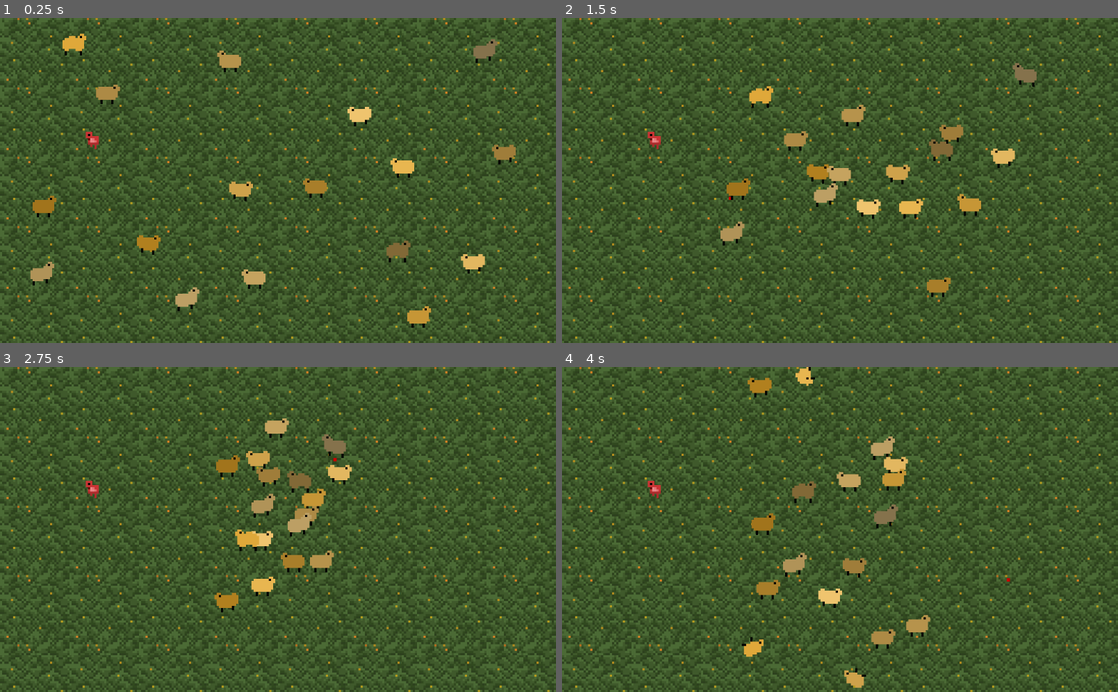
Above: before the commit, frames 1-4 (two rows, left to right).
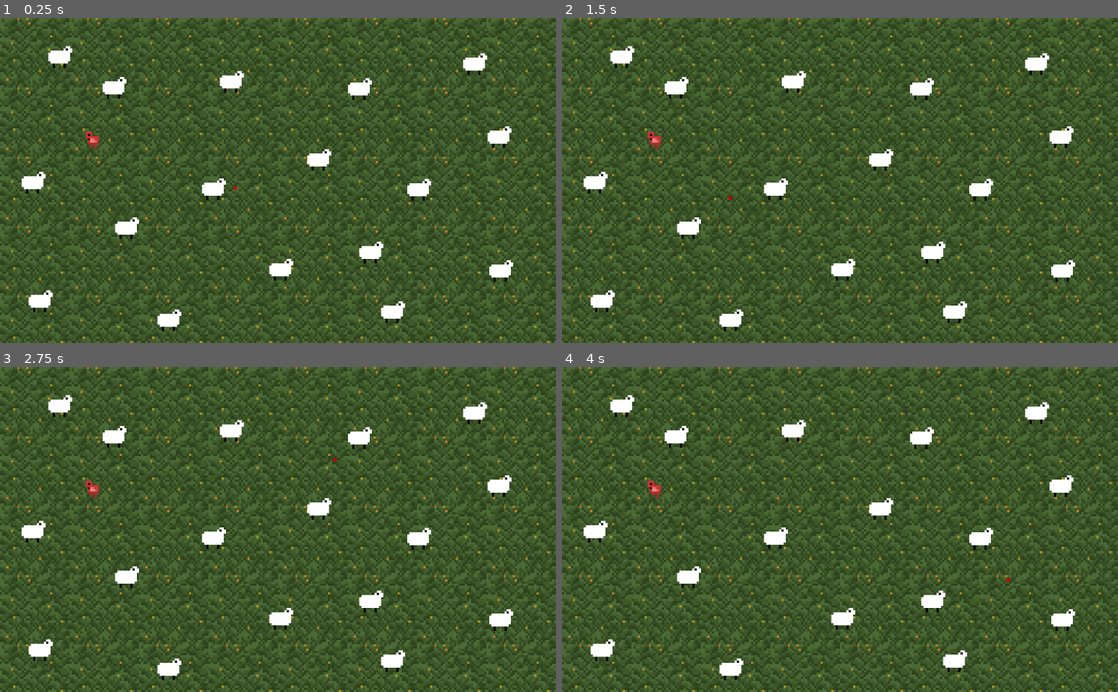
Above: after the commit, the same moments.

Repository: lucasericsson222/Sheep
Game: Godot game, scene res://TestLevel/Forest.tscn
Two runs of this game, one before a commit and one after it. Both use one fixed random seed, a clock stepped at 60 frames per second and the inputs below. Before the commit the project starts from res://Forest.tscn.
Inputs (mouse positions are in pixels of both pictures, inside the frame that each line leads up to):
- Up to frame 1 (0.25 s): no input
- Up to frame 2 (1.5 s): move the mouse to (962, 164) at 0.52 s; click (962, 164) at 0.67 s; move the mouse to (728, 196) at 1.27 s; click (728, 196) at 1.42 s
- Up to frame 3 (2.75 s): move the mouse to (333, 458) at 2.02 s; click (333, 458) at 2.17 s
- Up to frame 4 (4 s): move the mouse to (812, 594) at 2.77 s; click (812, 594) at 2.92 s; move the mouse to (1006, 578) at 3.52 s; click (1006, 578) at 3.67 s

The runs differ from the first frame. In frame 1, 6.1% of the frame differs, in the area x 3-93%, y 4-97%; in frame 2, 6.2%, in the area x 3-93%, y 8-97%; in frame 3, 6.0%; in frame 4, 6.1%.

Commit message:
Organization

Diff:
--- a/Chicken.tscn
+++ b/Chicken/Chicken.tscn
@@ -1,7 +1,6 @@
-[gd_scene load_steps=9 format=2]
+[gd_scene load_steps=8 format=2]
 
-[ext_resource path="res://Chicken-Sheet.png" type="Texture" id=1]
-[ext_resource path="res://Chicken.gd" type="Script" id=2]
+[ext_resource path="res://Chicken/Chicken-Sheet.png" type="Texture" id=1]
 
 [sub_resource type="CircleShape2D" id=1]
 radius = 6.0
@@ -37,7 +36,6 @@
 
 [node name="Chicken" type="KinematicBody2D"]
 scale = Vector2( 4, 4 )
-script = ExtResource( 2 )
 
 [node name="CollisionShape2D" type="CollisionShape2D" parent="."]
 shape = SubResource( 1 )
--- a/Sheep.tscn
+++ b/Sheep/Sheep.tscn
@@ -1,7 +1,6 @@
-[gd_scene load_steps=10 format=2]
+[gd_scene load_steps=9 format=2]
 
-[ext_resource path="res://SheepAnim.tres" type="SpriteFrames" id=1]
-[ext_resource path="res://Sheep.gd" type="Script" id=3]
+[ext_resource path="res://Sheep/SheepAnim.tres" type="SpriteFrames" id=1]
 
 [sub_resource type="CircleShape2D" id=1]
 radius = 0.689831
@@ -28,7 +27,6 @@
 ]]
 scale = Vector2( 4, 4 )
 z_index = 1
-script = ExtResource( 3 )
 
 [node name="CollisionShape2D" type="CollisionShape2D" parent="."]
 shape = SubResource( 1 )
@@ -37,6 +35,7 @@
 material = SubResource( 3 )
 frames = ExtResource( 1 )
 animation = "run"
+frame = 3
 speed_scale = 2.888
 playing = true
 
--- a/SheepAnim.tres
+++ b/Sheep/SheepAnim.tres
@@ -1,7 +1,7 @@
 [gd_resource type="SpriteFrames" load_steps=43 format=2]
 
-[ext_resource path="res://Sheep-Sheet.png" type="Texture" id=1]
-[ext_resource path="res://Sheep-Sheet2.png" type="Texture" id=2]
+[ext_resource path="./Sheep-Sheet.png" type="Texture" id=1]
+[ext_resource path="./Sheep-Sheet2.png" type="Texture" id=2]
 
 [sub_resource type="AtlasTexture" id=1]
 atlas = ExtResource( 1 )
--- a/Target.tscn
+++ b/Target/Target.tscn
@@ -1,6 +1,6 @@
 [gd_scene load_steps=3 format=2]
 
-[ext_resource path="res://Target.gd" type="Script" id=1]
+[ext_resource path="res://Target/Target.gd" type="Script" id=1]
 
 [sub_resource type="CircleShape2D" id=1]
 radius = 2.41073
--- a/Forest.tscn
+++ b/TestLevel/Forest.tscn
@@ -1,9 +1,9 @@
 [gd_scene load_steps=5 format=2]
 
-[ext_resource path="res://Sheep.tscn" type="PackedScene" id=1]
-[ext_resource path="res://Target.tscn" type="PackedScene" id=2]
-[ext_resource path="res://TileMap.tscn" type="PackedScene" id=3]
-[ext_resource path="res://Chicken.tscn" type="PackedScene" id=4]
+[ext_resource path="res://Sheep/Sheep.tscn" type="PackedScene" id=1]
+[ext_resource path="res://Target/Target.tscn" type="PackedScene" id=2]
+[ext_resource path="res://TestLevel/TileMap.tscn" type="PackedScene" id=3]
+[ext_resource path="res://Chicken/Chicken.tscn" type="PackedScene" id=4]
 
 [node name="Forest" type="Node2D"]
 
--- a/TileMap.tscn
+++ b/TestLevel/TileMap.tscn
@@ -1,7 +1,7 @@
 [gd_scene load_steps=4 format=2]
 
-[ext_resource path="res://grass.png" type="Texture" id=1]
-[ext_resource path="res://Grass2.png" type="Texture" id=2]
+[ext_resource path="./grass.png" type="Texture" id=1]
+[ext_resource path="./Grass2.png" type="Texture" id=2]
 
 [sub_resource type="TileSet" id=1]
 0/name = "grass.png 0"
--- a/project.godot
+++ b/project.godot
@@ -11,7 +11,7 @@
 [application]
 
 config/name="Sheep"
-run/main_scene="res://Forest.tscn"
+run/main_scene="res://TestLevel/Forest.tscn"
 config/icon="res://icon.png"
 
 [physics]
Renamed: flower.aseprite -> Asesprite/flower.aseprite
Renamed: grasslong.aseprite -> Asesprite/grasslong.aseprite
Renamed: grasssingle.aseprite -> Asesprite/grasssingle.aseprite
Renamed: level.aseprite -> Asesprite/level.aseprite
Renamed: Chicken-Sheet.png -> Chicken/Chicken-Sheet.png
Not shown, changed: Chicken/Chicken-Sheet.png.import
Renamed: Chicken.aseprite -> Chicken/Chicken.aseprite
Renamed: Chicken.gd -> Chicken/Chicken.gd
Renamed: Sheep-Sheet.png -> Sheep/Sheep-Sheet.png
Not shown, changed: Sheep/Sheep-Sheet.png.import
Renamed: Sheep-Sheet2.png -> Sheep/Sheep-Sheet2.png
Not shown, changed: Sheep/Sheep-Sheet2.png.import
(and 6 more such lines)
